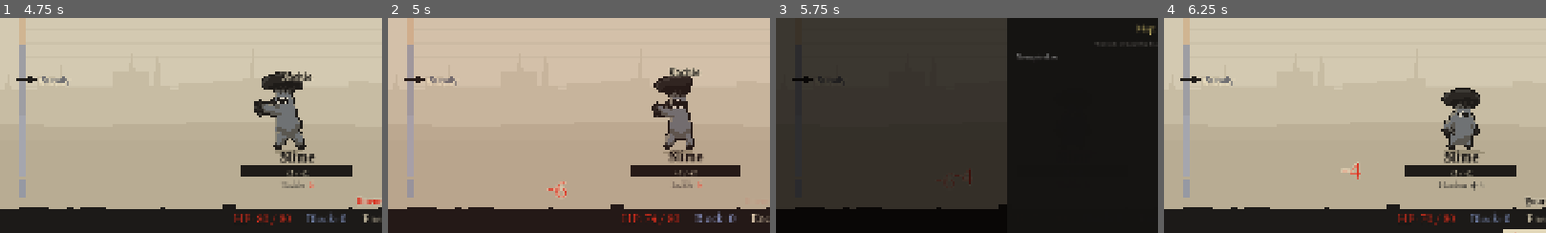
Above: before the commit, frames 1-4 (left to right).
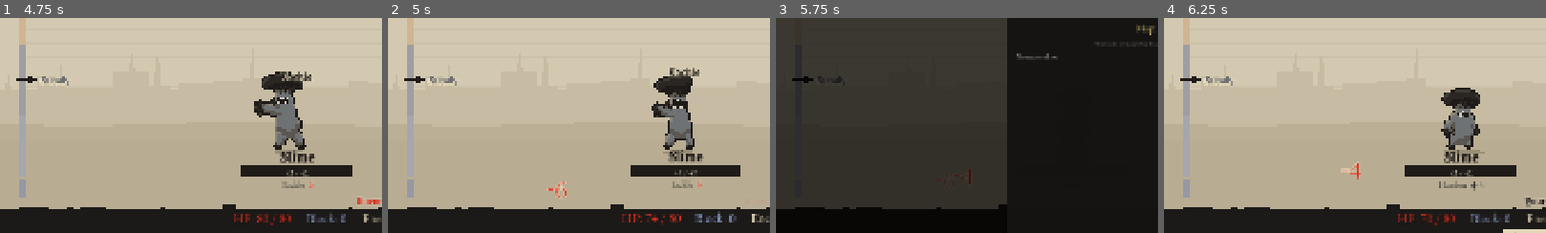
Above: after the commit, the same moments.

Repository: Maliik-B/Mythworn
Game: Godot game, scene res://scenes/combat/combat_scene.tscn
Two runs of this game, one before a commit and one after it. Both use one fixed random seed, a clock stepped at 60 frames per second and the inputs below. This scene is started directly instead of the project's main scene. Sound files missing from this copy of the repository are replaced by a short silence.
Inputs:
- Up to frame 1 (4.75 s): click "Map ▸" at 0.5 s; click "Draw: 4" at 1.25 s; click "Exhaust: 0" at 2 s; click "Discard: 0" at 2.75 s; click "Log" at 3.5 s; click "End Turn" at 4.25 s
- Up to frame 2 (5 s): no input
- Up to frame 3 (5.75 s): click "Map ▸" at 5 s
- Up to frame 4 (6.25 s): click "Draw: 4" at 5.75 s
The pictures show only the part of the screen within x 0-50%, y 21-71%; the shares and areas given below are measured in that part.

Frame 1 is identical in both runs. In frame 2, 0.2% of the frame differs, in the area x 64-77%, y 91-97%; in frame 3, less than 0.1%; in frame 4, nothing differs.

Commit message:
Answer a blow on you at the HP readout, not across the frame
A hit on the keeper laid a red wash over the whole screen, which is the one thing that made the page look as though it had been struck, and the feedback on the struck body was already enough. The wash is gone. A blow on you now swells and brightens the HP readout, holds it through the stage's hit stop, and lets it settle over 0.32 seconds, scaled by the size of the blow the way the shake already was. The screen shake stays, as does the hit weight on an enemy's body.

The blue pulse for a fully blocked hit is not a hit and is left as it was. It was the same rectangle, so the rectangle now starts blue and nothing red remains behind it. With the shake off, the pixels that change on the first frame of a 14 point blow are the readout, the number and the bar and nothing else. The three tuning values are constants at the top of the combat scene.

Diff:
--- a/scenes/combat/combat_scene.gd
+++ b/scenes/combat/combat_scene.gd
@@ -79,6 +79,9 @@
 const HIT_SHOVE_RETURN := 0.32
 const HIT_FLASH := 0.85
 const HIT_FLASH_FADE := 0.14
+const HP_PULSE_SWELL := 0.16     # how far the HP readout swells on a blow, at full weight
+const HP_PULSE_LIGHT := 0.55     # how much brighter it goes
+const HP_PULSE_SETTLE := 0.32    # how long it takes to settle, after the stage's stop
 const HIT_END_HOLD := 0.12  # the flinch's last frame stays a beat before the body goes back to idle
 const NUMBER_POP := 0.12
 const NUMBER_HOLD := 0.7  # a damage number stays solid this long, so it can be read
@@ -209,7 +212,8 @@
 # Card art icons live in CardVisuals (single source, shared with the reward screen
 # and the deck / Passion full-card renders).
 var _hp_trail_bars: Dictionary = {} # ProgressBar -> trail ProgressBar
-var _damage_flash: ColorRect
+var _damage_flash: ColorRect  # the blue 'absorbed' pulse only; a hit never lays anything over the frame
+var _hp_pulse: Tween
 var _dragging_card: CardData = null
 var _drag_panel: PanelContainer = null
 var _drag_offset := Vector2.ZERO
@@ -552,9 +556,9 @@
 	vignette.visible = not StageSkin.is_page()
 	add_child(vignette)
 
-	# Damage flash overlay (hidden by default)
+	# The blue absorbed pulse (hidden by default)
 	_damage_flash = ColorRect.new()
-	_damage_flash.color = Color(0.8, 0.05, 0.05, 0.0)
+	_damage_flash.color = Color(0.3, 0.6, 0.95, 0.0)
 	_damage_flash.set_anchors_preset(Control.PRESET_FULL_RECT)
 	_damage_flash.mouse_filter = Control.MOUSE_FILTER_IGNORE
 	_damage_flash.z_index = 40
@@ -618,7 +622,7 @@
 	_passion_gauge = PassionGauge.new()
 	add_child(_passion_gauge)
 
-	# Add damage flash on top of everything
+	# Absorbed pulse on top of everything
 	add_child(_damage_flash)
 
 
@@ -2646,7 +2650,7 @@
 func _on_player_damaged(amount: int, new_hp: int) -> void:
 	if amount <= 0:
 		# The attack was fully absorbed by block — no HP lost. Give a soft "absorbed"
-		# cue (blue, no screen shake) instead of the misleading red damage flash.
+		# cue (blue, no screen shake) instead of any red cue.
 		_log("[color=aqua]Absorbed.[/color]")
 		_flash_absorb_overlay()
 		_refresh_ui()
@@ -2656,8 +2660,7 @@
 	# Scale the reaction to the hit so a chip reads differently from a haymaker.
 	var mag := clampf(float(amount) / 18.0, 0.4, 1.6)
 	_screen_shake(10.0 * mag, 0.25)
-	_flash_damage_overlay(mag)
-	_start_hit_stop(amount)
+	_pulse_hp_readout(mag, _start_hit_stop(amount))
 	_spawn_damage_number("-%d" % amount, StageSkin.c("stat_hp"), null, amount)
 	_refresh_ui()
 
@@ -3446,27 +3449,34 @@
 
 
 # ============================================================
-# DAMAGE FLASH
+# HIT AND ABSORB CUES
 # ============================================================
 
-func _flash_damage_overlay(intensity: float = 1.0) -> void:
-	if not _damage_flash:
-		return
-	_damage_flash.color = Color(0.8, 0.05, 0.05, clampf(0.35 * intensity, 0.12, 0.55))
-	var t = create_tween()
-	t.tween_property(_damage_flash, "color:a", 0.0, 0.3).set_ease(Tween.EASE_OUT)
-
-
-## Soft blue "absorbed" pulse for a fully-blocked hit — distinct from the red
-## damage flash, and no screen shake, so block reads as safe rather than as a hit.
+## A blow on you answers on the HP readout and nowhere else: the readout swells and brightens, holds
+## through the stage's stop, and settles. Nothing is laid over the frame, so the page stays the page.
+func _pulse_hp_readout(intensity: float, hold: float) -> void:
+	if hp_label == null:
+		return
+	if _hp_pulse and _hp_pulse.is_valid():
+		_hp_pulse.kill()
+	hp_label.pivot_offset = Vector2(0.0, hp_label.size.y * 0.5)
+	hp_label.scale = Vector2.ONE * (1.0 + HP_PULSE_SWELL * intensity)
+	var light := 1.0 + HP_PULSE_LIGHT * intensity
+	hp_label.modulate = Color(light, light, light)
+	_hp_pulse = create_tween().set_parallel(true)
+	_hp_pulse.tween_property(hp_label, "scale", Vector2.ONE, HP_PULSE_SETTLE).set_delay(hold) \
+		.set_ease(Tween.EASE_OUT).set_trans(Tween.TRANS_QUAD)
+	_hp_pulse.tween_property(hp_label, "modulate", Color.WHITE, HP_PULSE_SETTLE).set_delay(hold)
+
+
+## Soft blue "absorbed" pulse for a fully-blocked hit, with no screen shake, so block reads as safe
+## rather than as a hit.
 func _flash_absorb_overlay() -> void:
 	if not _damage_flash:
 		return
 	_damage_flash.color = Color(0.3, 0.6, 0.95, 0.16)
 	var t = create_tween()
 	t.tween_property(_damage_flash, "color:a", 0.0, 0.25).set_ease(Tween.EASE_OUT)
-	# Restore the red base so the next real hit flashes red, not blue.
-	t.tween_callback(func(): _damage_flash.color = Color(0.8, 0.05, 0.05, 0.0))
 
 
 # ============================================================
